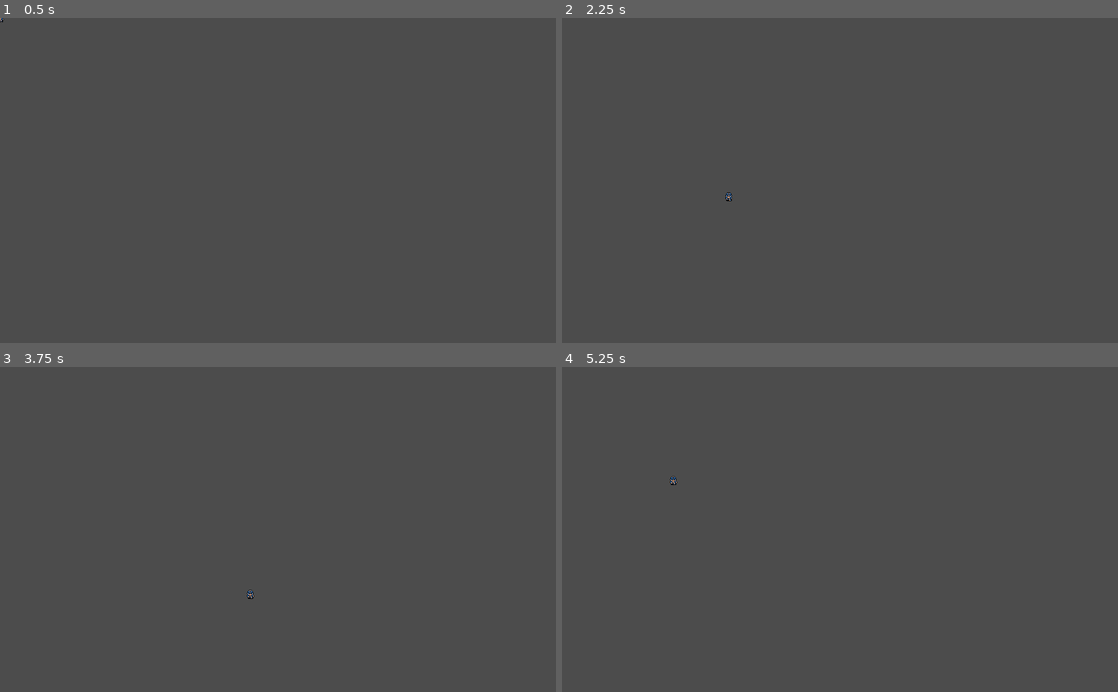
Above: before the commit, frames 1-4 (two rows, left to right).
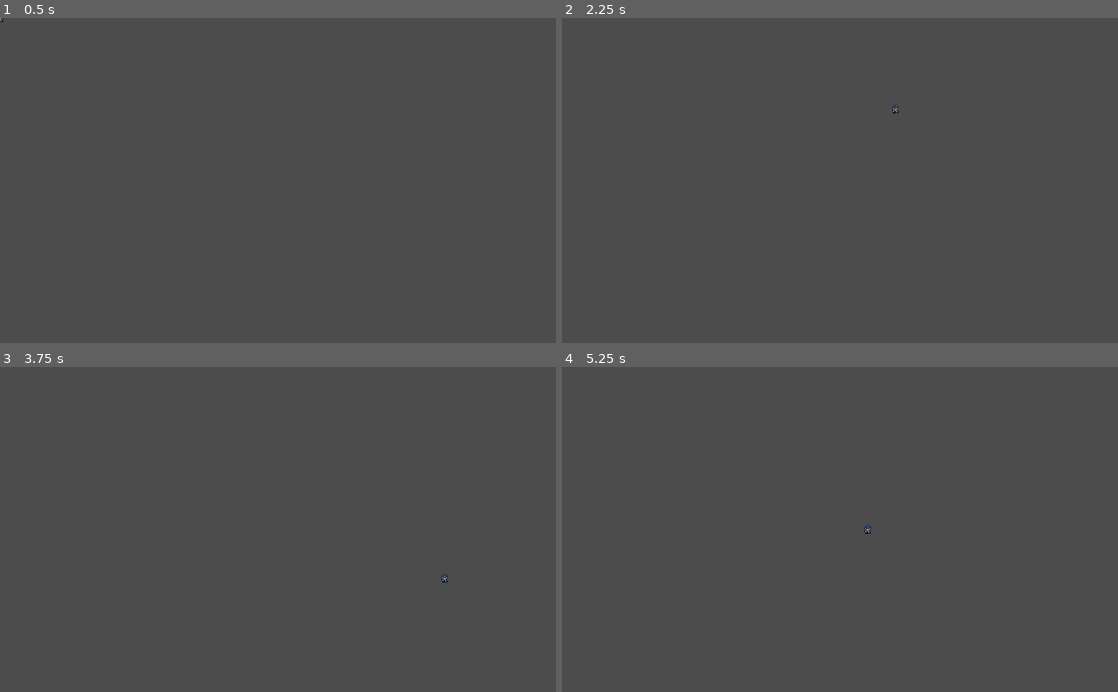
Above: after the commit, the same moments.

Repository: swordsman-2018/Swordsman.RogueLike
Game: Godot game, scene res://players/Player.tscn
Two runs of this game, one before a commit and one after it. Both use one fixed random seed, a clock stepped at 60 frames per second and the inputs below.
Inputs (mouse positions are in pixels of both pictures, inside the frame that each line leads up to):
- Up to frame 1 (0.5 s): no input
- Up to frame 2 (2.25 s): tap Enter at 0.5, 2 s; move the mouse to (962, 164) at 0.52 s; press the mouse at (962, 164) at 0.53 s; tap Space at 1.25 s; move the mouse to (728, 196) at 1.27 s; release the mouse at (728, 196) at 1.28 s; click (728, 196) at 1.35 s; move the mouse to (895, 109) at 2.02 s; press the mouse at (895, 109) at 2.03 s
- Up to frame 3 (3.75 s): tap Space at 2.75 s; move the mouse to (250, 594) at 2.77 s; release the mouse at (250, 594) at 2.78 s; click (250, 594) at 2.85 s; tap Enter at 3.5 s; move the mouse to (444, 578) at 3.52 s; press the mouse at (444, 578) at 3.53 s
- Up to frame 4 (5.25 s): tap Space at 4.25 s; move the mouse to (673, 480) at 4.27 s; release the mouse at (673, 480) at 4.28 s; click (673, 480) at 4.35 s; move the mouse to (867, 529) at 5.02 s; press the mouse at (867, 529) at 5.03 s

Frame 1 is identical in both runs. In frame 2, less than 0.1% of the frame differs, in the area x 29-61%, y 26-57%; in frame 3, less than 0.1%, in the area x 44-81%, y 63-72%; in frame 4, less than 0.1%.

Commit message:
Use is_action_pressed catch mouse click

Diff:
--- a/players/Player.gd
+++ b/players/Player.gd
@@ -9,7 +9,7 @@
 	move(destination_position)
 
 func _input(e):
-	if (e is InputEventMouseButton and e.button_index == BUTTON_LEFT and not e.pressed):
+	if e.is_action_pressed('left_click'):
 		destination_position = get_global_mouse_position()
 
 func move(to_position):
--- a/project.godot
+++ b/project.godot
@@ -49,6 +49,11 @@
 , Object(InputEventKey,"resource_local_to_scene":false,"resource_name":"","device":0,"alt":false,"shift":false,"control":false,"meta":false,"command":false,"pressed":false,"scancode":83,"unicode":0,"echo":false,"script":null)
  ]
 }
+left_click={
+"deadzone": 0.5,
+"events": [ Object(InputEventMouseButton,"resource_local_to_scene":false,"resource_name":"","device":0,"alt":false,"shift":false,"control":false,"meta":false,"command":false,"button_mask":0,"position":Vector2( 0, 0 ),"global_position":Vector2( 0, 0 ),"factor":1.0,"button_index":1,"pressed":false,"doubleclick":false,"script":null)
+ ]
+}
 
 [rendering]
 
